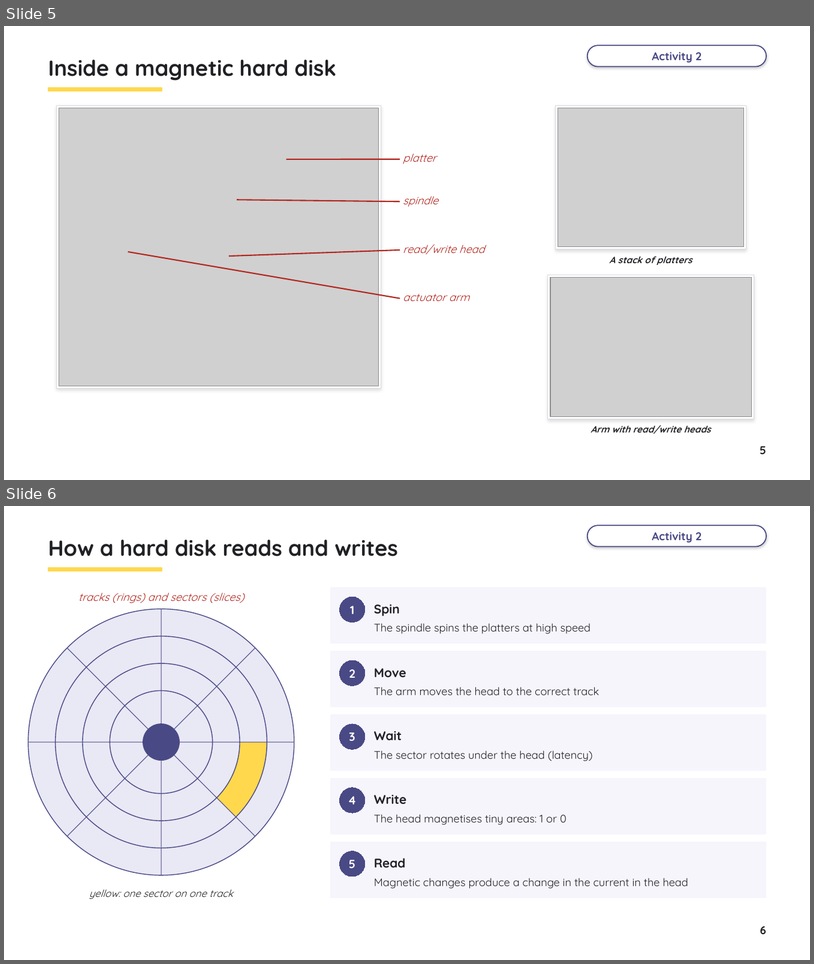
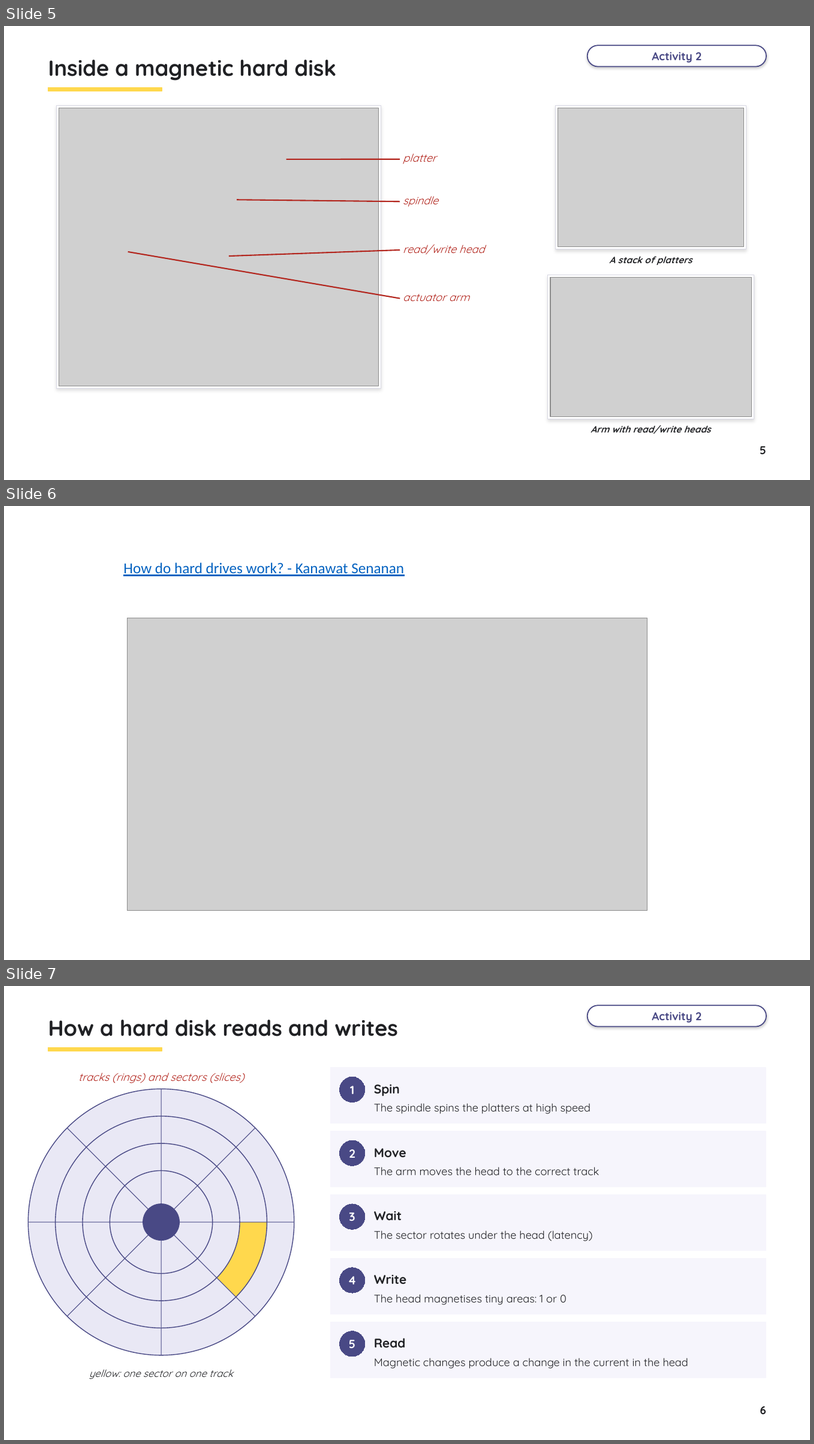
Before and after one commit to myk-sh/cs-lessons, a slide deck: 9618 P1/Hardware 2/Y12_9618_Lesson_-_Hardware_2.pptx. Shown one above the other, each under a label of ours: slides 5 and 6 before the commit, slides 5, 6 and 7 after it. The pictures are 814x964 and 814x1444 pixels, drawn with LibreOffice and Linux fonts; fonts in the diff are those of the drawing; grey boxes stand for pictures. Boxes give left, top, right and bottom in pixels: in the first picture for what was removed or moved away, otherwise in the second. Text is boxed around its words. In the diff, an @@ line names an element or a change of style, - is before the commit and + after.

```diff
--- a/9618 P1/Hardware 2/Y12_9618_Lesson_-_Hardware_2.pptx
+++ b/9618 P1/Hardware 2/Y12_9618_Lesson_-_Hardware_2.pptx
@@ slide 6 added at (4, 506, 810, 960), background #FFFFFF @@
@@ text added at (123, 562, 404, 576), 18 pt, text #0563C1, underline @@
+How do hard drives work? - Kanawat Senanan
@@ picture added at (127, 618, 647, 910) @@
@@ what was slide 6 is now slide 7 @@
```
Also in this commit, not shown: 5 slides changed, 2 other slides added, 1 other file.
